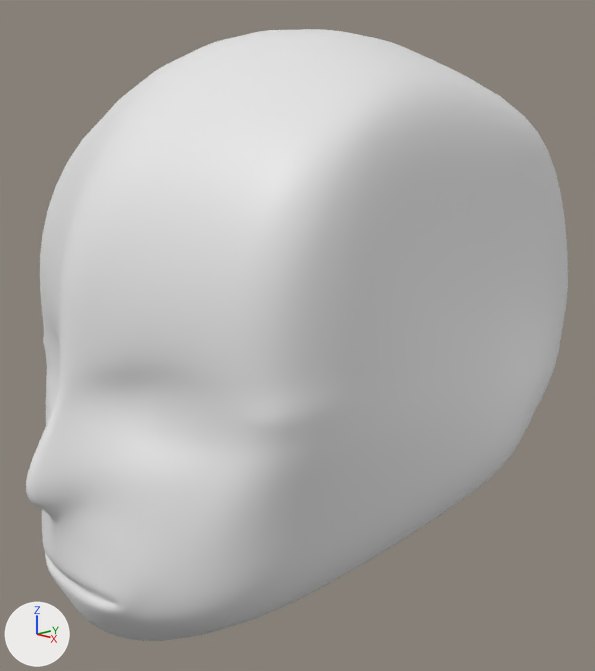
Before and after pictures for a commit that changed the Blender file フリーゲルBU2.blend.
Both versions are drawn from a camera (50 mm lens) standing at (0.324, -0.295, 2.589) and looking at (0.0, 0.011, 2.481). Lighting does not change. The marker at lower left points along +X, +Y and +Z. The same objects are shown in both versions, whatever each file hides.

Names of what the first picture shows: '球'.
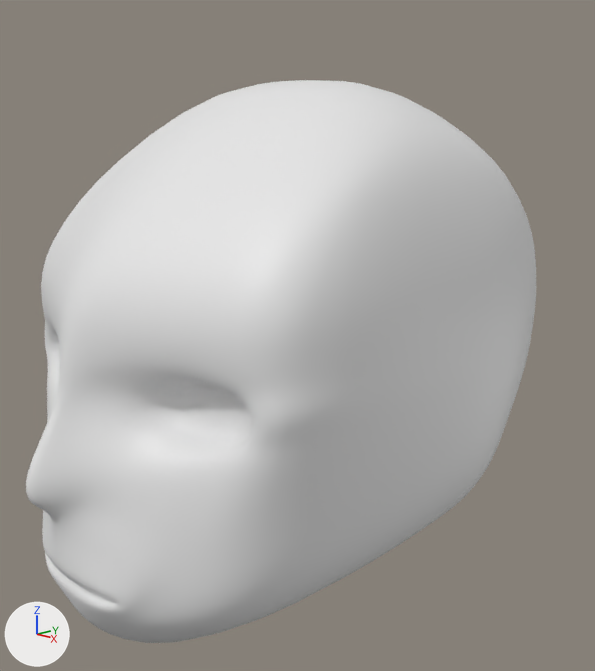
Where the change shows, as pixel boxes (x1, y1, x2, y2) in the pictures (595 x 671 px):
'球', reshaped (8% shorter): before (26, 29, 568, 641); after (26, 80, 536, 643)
part 1 of me_球_001, built on: before (40, 29, 568, 641); after (41, 80, 536, 643)

The change, as a list of edits to the scene's bpy script:
```text
Change me_球_001:
    used by ob_球; location = (0.0, 0.0, 0.0)
    remove me_球_001.from_pydata(...)  # 156 vertices, 139 faces; spans x 0.0..0.108, y -0.16..0.188, z 2.335..2.65
    add me_球_001.from_pydata(...)  # 164 vertices, 147 faces; spans x 0.0..0.108, y -0.16..0.139, z 2.335..2.625
    me_球_001 part 1
    1 vertex is removed from x 0.075, y -0.1, z 2.489
    4 faces are deleted
    4 vertices in x 0.0..0.106, y 0.09..0.128, z 2.369..2.44 move by (0.0, -0.029, 0.0)
    3 vertices in x 0.108, y 0.122..0.126, z 2.464..2.484 move by (0.0, -0.036, 0.007)
    3 vertices in x 0.0, y 0.164..0.176, z 2.428..2.468 move by (0.0, -0.045, 0.0)
    3 vertices in x 0.02..0.106, y -0.119..0.007, z 2.549..2.553 move by (0.0, 0.0, -0.019)
    64 vertices move from x 0.0..0.108, y -0.13..0.188, z 2.353..2.65 to x 0.0..0.108, y -0.125..0.139, z 2.352..2.625
    9 vertices are added at x 0.032..0.083, y -0.099..-0.086, z 2.464..2.489
    12 new faces join them
```
